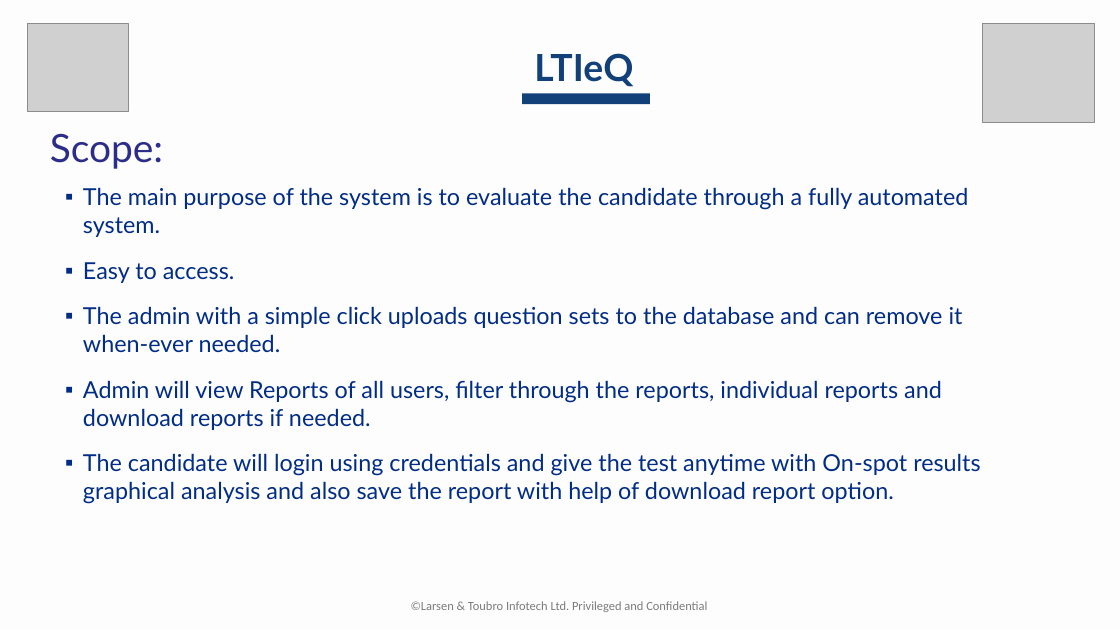
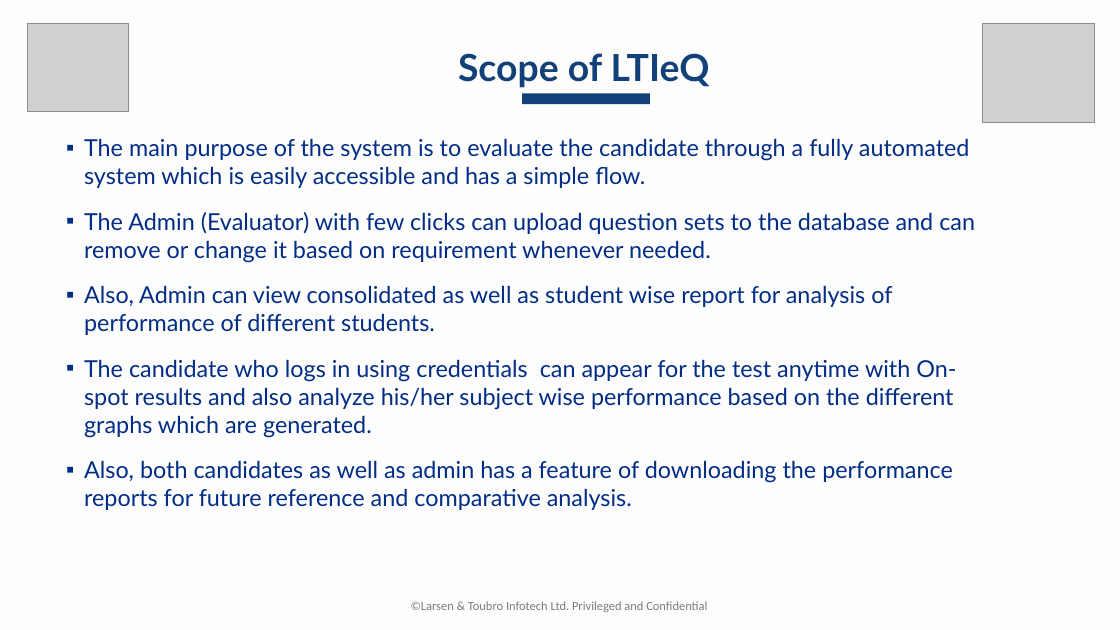
Before and after one commit to sauravtiwari99/OnlineExam, a slide deck: slide 7 of Scrum Board/OnlineExam_PPT.pptx. Drawn at 1120x630 pixels with LibreOffice and Linux fonts; fonts in the diff are those of the drawing; grey boxes stand for pictures; background and template pictures are left out. Boxes give left, top, right and bottom in pixels: in the first picture for what was removed or moved away, otherwise in the second. Text is boxed around its words. In the diff, an @@ line names an element or a change of style, - is before the commit and + after.

Commit message:
PPT changes made

```diff
--- a/Scrum Board/OnlineExam_PPT.pptx
+++ b/Scrum Board/OnlineExam_PPT.pptx
@@ text at bbox=[458, 53, 710, 88]: text changed @@
-LTIeQ
+Scope of LTIeQ
@@ title removed at bbox=[50, 134, 163, 169] @@
-Scope:
@@ text at bbox=[84, 138, 975, 510]: text changed @@
-▪ The main purpose of the system is to evaluate the candidate through a fully automated system.
-▪ Easy to access.
-▪ The admin with a simple click uploads question sets to the database and can remove it when-ever needed.
-▪ Admin will view Reports of all users, filter through the reports, individual reports and download reports if needed.
-▪ The candidate will login using credentials and give the test anytime with On-spot results graphical analysis and also save the report with help of download report option.
+▪ The main purpose of the system is to evaluate the candidate through a fully automated system which is easily accessible and has a simple flow.
+▪ The Admin (Evaluator) with few clicks can upload question sets to the database and can remove or change it based on requirement whenever needed.
+▪ Also, Admin can view consolidated as well as student wise report for analysis of performance of different students.
+▪ The candidate who logs in using credentials can appear for the test anytime with On-spot results and also analyze his/her subject wise performance based on the different graphs which are generated.
+▪ Also, both candidates as well as admin has a feature of downloading the performance reports for future reference and comparative analysis.
```
Also in this commit, not shown: 1 other slide changed.
